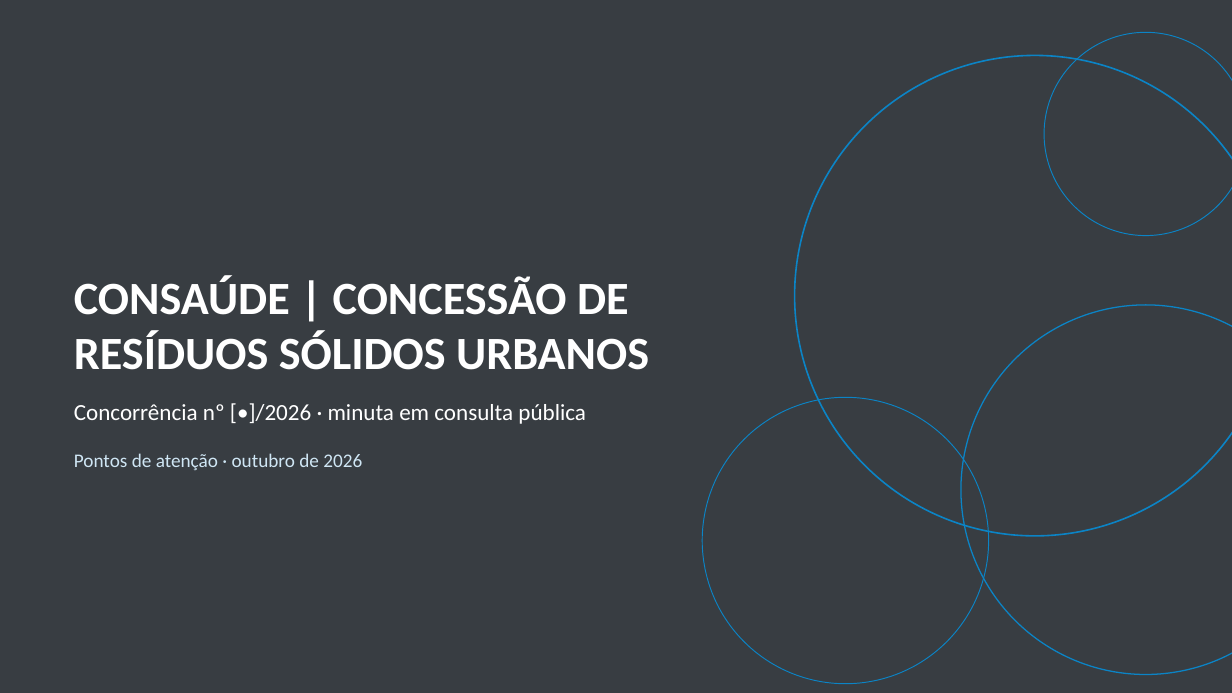
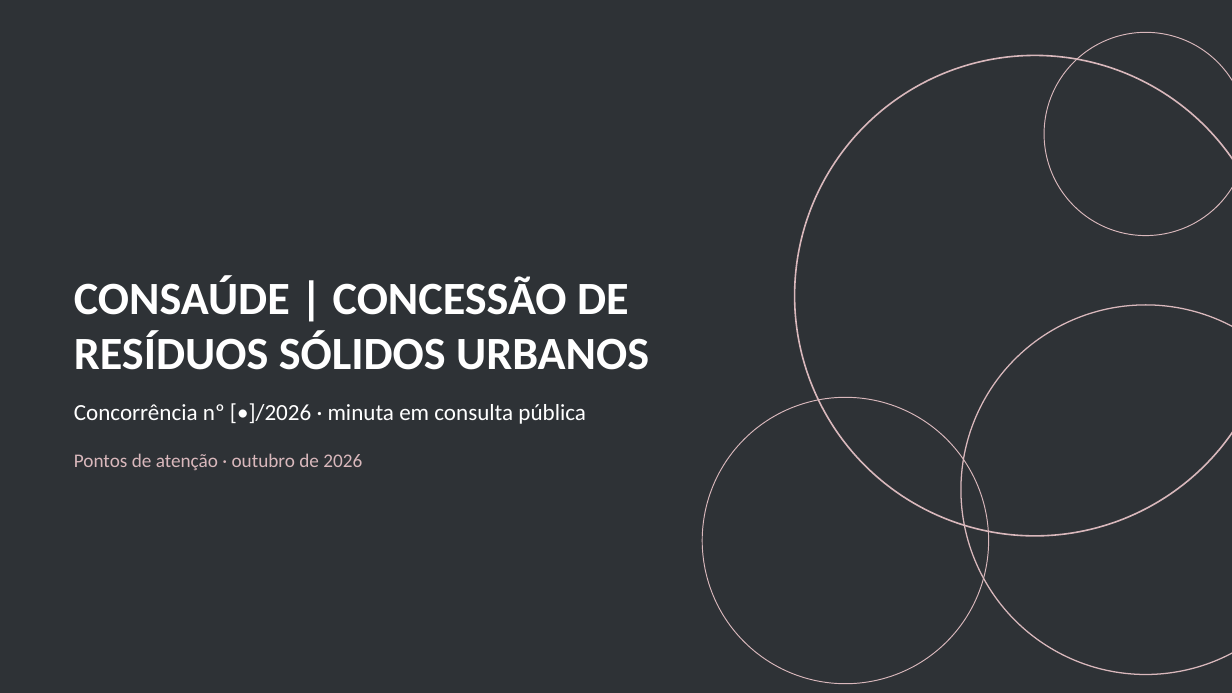
Before and after one commit to matheusdagostino-cyber/Solvi, a slide deck: slide 1 of concessoes/consaude-conc-2026/output/pontos-de-atencao-2026-10-08.pptx. Drawn at 1232x693 pixels with LibreOffice and Linux fonts; fonts in the diff are those of the drawing. Boxes give left, top, right and bottom in pixels: in the first picture for what was removed or moved away, otherwise in the second. Text is boxed around its words. In the diff, an @@ line names an element or a change of style, - is before the commit and + after.

```diff
--- a/concessoes/consaude-conc-2026/output/pontos-de-atencao-2026-10-08.pptx
+++ b/concessoes/consaude-conc-2026/output/pontos-de-atencao-2026-10-08.pptx
@@ background #383D42 to #2E3236 @@
@@ ellipse at (795,55,1232,536): outline #0B84C6 1.25 pt to #D9B8BC 1.25 pt @@
@@ ellipse at (1044,32,1232,236): outline #0B84C6 0.75 pt to #D9B8BC 0.75 pt @@
@@ ellipse at (961,305,1232,675): outline #0B84C6 1 pt to #D9B8BC 1 pt @@
@@ ellipse at (702,397,989,684): outline #0B84C6 0.75 pt to #D9B8BC 0.75 pt @@
@@ text "Pontos de atenção · outubro ..." at (74,453,362,470): text colour #CFE6F4 to #D9B8BC @@
```
Also in this commit, not shown: 20 other slides changed, 1 other file.
